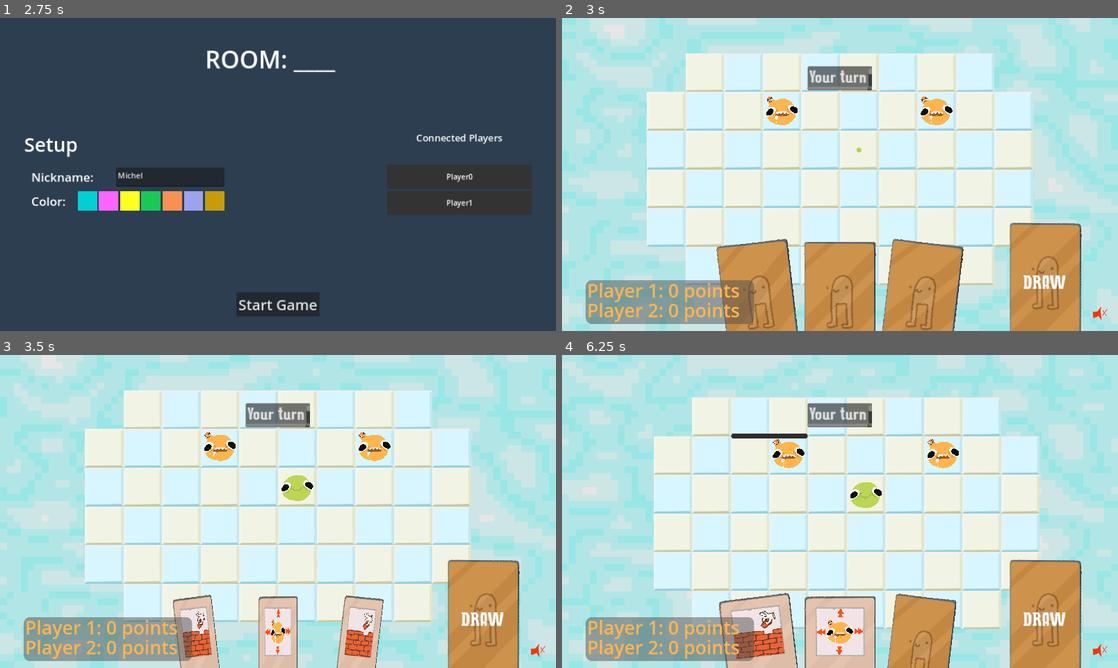
Above: before the commit, frames 1-4 (two rows, left to right).
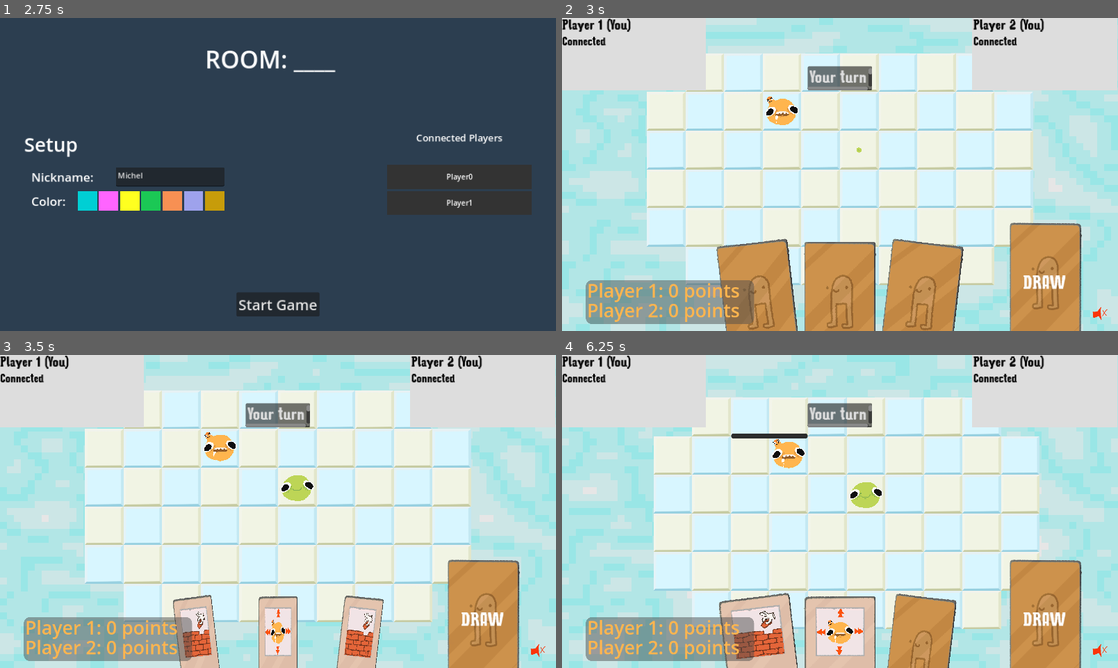
Above: after the commit, the same moments.

Repository: patator62180/GDWL_67
Game: Godot game, scene res://scenes/main/main.tscn
Same seed, same stepped clock (60 frames per second), same inputs: the game is played once before the commit and once after it.
Inputs (mouse positions are in pixels of both pictures, inside the frame that each line leads up to):
- Up to frame 1 (2.75 s): click "[FAKE] Start as player (local)" at 0.5 s; click (278, 190) at 1.27 s; type "12" at 1.35 s; click "PLAY LOCAL" at 2 s
- Up to frame 2 (3 s): click "Start Game" at 2.75 s
- Up to frame 3 (3.5 s): no input
- Up to frame 4 (6.25 s): tap Enter (ui_accept) at 3.5 s; drag from (762, 655) to (784, 448) at 3.52 s; drag from (840, 655) to (784, 455) at 4.27 s; move the mouse to (917, 655) at 5.02 s; hold Right (right) 5.03-5.75 s; right-click (917, 655) at 5.1 s; click (917, 655) at 5.17 s; drag from (778, 448) to (673, 464) at 5.77 s

Frame 1 is identical in both runs. In frame 2, 9.5% of the frame differs, in the area x 0-100%, y 0-35%; in frame 3, 9.6%; in frame 4, 10%, in the area x 0-100%, y 0-37%.

Commit message:
invert hud depency from game

Diff:
--- a/scenes/HUD/hud.gd
+++ b/scenes/HUD/hud.gd
@@ -2,6 +2,7 @@
 
 class_name HUD
 
+@export var game: Game
 @export var player_cards: Array[PlayerCard]
 @export var PlayerManagers: PlayerManagers
 @export var hand: Hand
@@ -20,7 +21,6 @@
     lose_label.visible = false
     your_turn_label.visible = false
     other_player_turn_label.visible = false
-    var game = get_parent() as Game
     game.p1_scored.connect(score_card._on_game_p_1_scored)
     game.p2_scored.connect(score_card._on_game_p_2_scored)
     game.game_finished.connect(set_winning_label)
@@ -50,6 +50,3 @@
     var slider1 = get_node("ColorChoicePlayer1/HSlider").value
     if not OS.has_feature('dedicated_server'):
         get_node("ColorChoicePlayer1/ColorRect").material.set_shader_parameter("Shift_Hue", slider1)
-
-func on_game_started():
-    pass
--- a/scenes/game/game.gd
+++ b/scenes/game/game.gd
@@ -7,14 +7,12 @@
 @export var player_managers: PlayerManagers
 @export var host_manager: HostManager
 @export var grid: Grid
-@export var hud : HUD
 @export var player_controller: PlayerController
 @export var camera: Camera2D
 
 signal p1_scored
 signal p2_scored
 signal game_finished(bool)
-signal game_started
 
 class PeerPlayer:
     var peer_id: int
@@ -25,7 +23,6 @@
         self.nickname = 'Player%d' % peer_id
 
 var peer_players: Array[PeerPlayer] = []
-var is_game_started: bool
 var is_game_over: bool = false
 var is_choice_step: bool
 var player_index_playing: int = -1
@@ -135,9 +132,9 @@
             await get_tree().create_timer(1).timeout
 
             if player_index_playing == 0:
-                emit_signal("p1_scored")
+                p1_scored.emit()
             else:
-                emit_signal("p2_scored")
+                p2_scored.emit()
 
             player_managers.array[player_index_playing].spawn_player(grid, host_pos)
             player_managers.array[player_index_playing].kill_player(grid, player_pos)
@@ -154,14 +151,9 @@
     if Mediator.instance.is_server():
         turn_state = TurnState.PLAYER_TURN
         Mediator.instance.call_on_players(player_controller.propagate_start_game)
-        is_game_started = true
-        game_started.emit()
 
         for player_index in range(MAX_PLAYERS_COUNT):
-            if player_index > len(peer_players) - 1:
-                hud.player_cards[player_index].visible = false
-                get_node("HUD/PlayerCards").visible = false
-            else:
+            if player_index < len(peer_players) - 1:
                 player_managers.array[player_index].spawn_initial_player(grid)
 
         spawn_host(Vector2(0, -1))
@@ -187,7 +179,6 @@
 
     peer_players.append(peer_player)
     Mediator.instance.call_on_player(id, player_controller.assign_player, player_index)
-    hud.player_cards[player_index].set_connected()
 
     for peer_player_index in range(len(peer_players)):
         Mediator.instance.call_on_players(player_controller.update_connected_player, peer_player_index, peer_players[peer_player_index].nickname)
--- a/scenes/game/game.tscn
+++ b/scenes/game/game.tscn
@@ -14,12 +14,11 @@
 [ext_resource type="PackedScene" uid="uid://wqmj852ihkvi" path="res://scenes/host/host_manager.tscn" id="14_jipfn"]
 [ext_resource type="PackedScene" uid="uid://d3q7s8lnam8nw" path="res://scenes/lobby/lobby.tscn" id="15_0s1u7"]
 
-[node name="Game" type="Node2D" node_paths=PackedStringArray("player_managers", "host_manager", "grid", "hud", "player_controller", "camera")]
+[node name="Game" type="Node2D" node_paths=PackedStringArray("player_managers", "host_manager", "grid", "player_controller", "camera")]
 script = ExtResource("1_jy7t4")
 player_managers = NodePath("PlayerManagers")
 host_manager = NodePath("HostManager")
 grid = NodePath("Grid")
-hud = NodePath("HUD")
 player_controller = NodePath("PlayerController")
 camera = NodePath("Camera2D")
 
@@ -32,7 +31,8 @@
 host_scene = ExtResource("8_va0h3")
 lobby = NodePath("../Lobby")
 
-[node name="HUD" parent="." node_paths=PackedStringArray("PlayerManagers") instance=ExtResource("4_df5lj")]
+[node name="HUD" parent="." node_paths=PackedStringArray("game", "PlayerManagers") instance=ExtResource("4_df5lj")]
+game = NodePath("..")
 PlayerManagers = NodePath("../PlayerManagers")
 
 [node name="Camera2D" parent="." instance=ExtResource("6_upsda")]
--- a/scenes/player_card/player_card.gd
+++ b/scenes/player_card/player_card.gd
@@ -14,6 +14,7 @@
     player_index_label.text = 'Player %d' % (player_index + 1)
     set_start_game_button_enabled(false)
     start_game_button.pressed.connect(func (): start_game_pressed.emit())
+    set_connected()
 
 func set_start_game_button_enabled(enabled: bool):
     start_game_button.disabled = not enabled
Not shown: 1 places in scenes/player_card/player_card.tscn that only renumber resources
